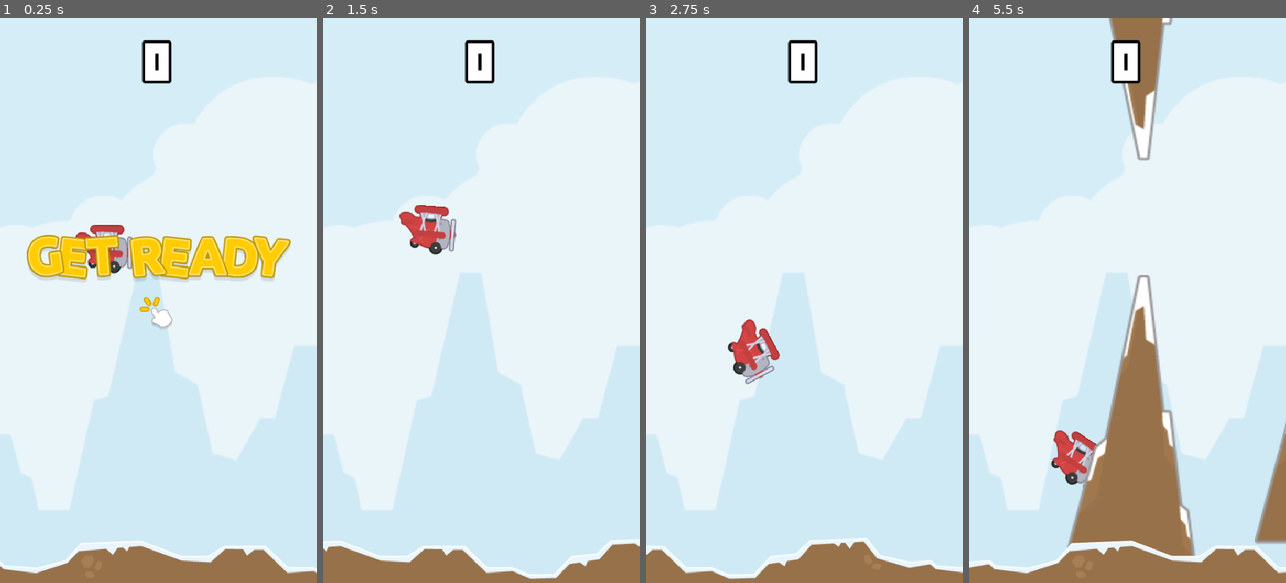
Above: before the commit, frames 1-4 (left to right).
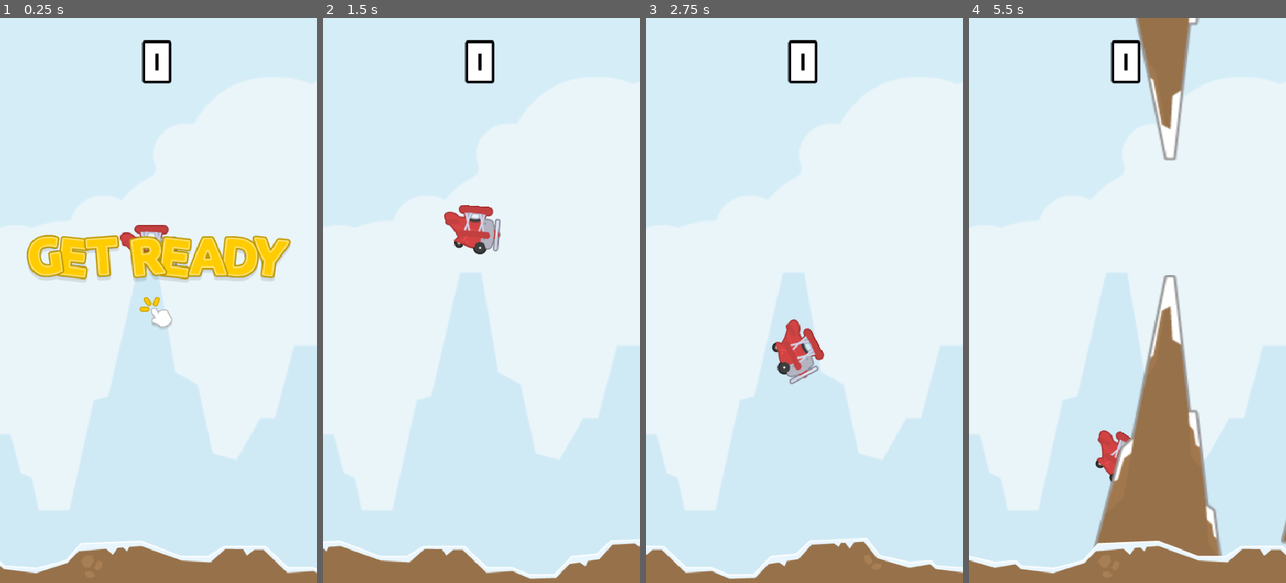
Above: after the commit, the same moments.

Repository: LHO-Developments/Godot-Projects
Game: Godot game, scene res://Scenes/Main/main.tscn
The game is run twice, just before and just after one commit, with the same random seed, the same clock (stepped at 60 frames per second) and the same inputs.
Inputs:
- Up to frame 1 (0.25 s): no input
- Up to frame 2 (1.5 s): tap Space (jump) at 0.77 s
- Up to frame 3 (2.75 s): tap Space (jump) at 1.52 s
- Up to frame 4 (5.5 s): tap Space (jump) at 3.02, 3.77, 4.52 s

The runs differ from the first frame. In frame 1, 0.9% of the frame differs, in the area x 23-56%, y 36-46%; in frame 2, 2.1%; in frame 3, 2.1%; in frame 4, 15%, in the area x 0-100%, y 0-99%.

Commit message:
Add game over ui screen

Diff:
--- a/Flappy Plane/flappy-plane/Scenes/Main/main.gd
+++ b/Flappy Plane/flappy-plane/Scenes/Main/main.gd
@@ -20,6 +20,7 @@
 func _on_ground_on_player_crashed() -> void:
 	# when player hit ground stop obstacle
 	spawner.stop_obstacles();
+	ui.game_over();
 
 
 func _on_spawner_on_player_scored() -> void:
--- a/Flappy Plane/flappy-plane/Scenes/Main/main.tscn
+++ b/Flappy Plane/flappy-plane/Scenes/Main/main.tscn
@@ -17,7 +17,7 @@
 centered = false
 
 [node name="Player" parent="." instance=ExtResource("3_k3v36")]
-position = Vector2(158, 349)
+position = Vector2(225, 349)
 
 [node name="Spawner" parent="." instance=ExtResource("4_5yls4")]
 
--- a/Flappy Plane/flappy-plane/Scenes/UI/ui.gd
+++ b/Flappy Plane/flappy-plane/Scenes/UI/ui.gd
@@ -1,11 +1,20 @@
 extends CanvasLayer
 class_name UI;
 
-@onready var label: Label = %Label
+@onready var score_label: Label = %ScoreLabel
 @onready var start_menu: Control = %StartMenu
+@onready var game_over_container: VBoxContainer = %GameOver
 
 func _ready() -> void:
-	label.text = "0";
+	score_label.text = "0";
 
 func update_score(points: int) -> void:
-	label.text = str(points);
+	score_label.text = str(points);
+
+func game_over() -> void:
+	game_over_container.show();
+	score_label.hide();
+
+
+func _on_ok_button_pressed() -> void:
+	get_tree().reload_current_scene();
--- a/Flappy Plane/flappy-plane/Scenes/UI/ui.tscn
+++ b/Flappy Plane/flappy-plane/Scenes/UI/ui.tscn
@@ -1,9 +1,36 @@
-[gd_scene load_steps=8 format=3 uid="uid://p1fmon5wqtva"]
+[gd_scene load_steps=15 format=3 uid="uid://p1fmon5wqtva"]
 
 [ext_resource type="Script" uid="uid://co0cm2ge7lh0" path="res://Scenes/UI/ui.gd" id="1_de23q"]
 [ext_resource type="LabelSettings" uid="uid://bxeynwxfs3eqb" path="res://label_72.tres" id="2_c7mb3"]
 [ext_resource type="Texture2D" uid="uid://dhcfq1juug1ru" path="res://Assets/Sprites/UI/textGetReady.png" id="3_fo61o"]
 [ext_resource type="Texture2D" uid="uid://c42nhwabeqalv" path="res://Assets/Sprites/UI/tapTick.png" id="4_alcrr"]
+[ext_resource type="Texture2D" uid="uid://i226rtrqfqpn" path="res://Assets/Sprites/UI/textGameOver.png" id="5_mbl0m"]
+[ext_resource type="Texture2D" uid="uid://bs0v2bu31y61k" path="res://Assets/Sprites/UI/UIbg.png" id="6_s3gqk"]
+[ext_resource type="LabelSettings" uid="uid://d1n3koqyn4fwn" path="res://label_35_yellow.tres" id="7_mbl0m"]
+[ext_resource type="Texture2D" uid="uid://b2akkjgeahful" path="res://Assets/Sprites/UI/medalBronze.png" id="8_vy225"]
+[ext_resource type="Texture2D" uid="uid://duxaechd3165o" path="res://Assets/Sprites/UI/buttonLarge.png" id="9_fy0us"]
+[ext_resource type="FontFile" uid="uid://due6jbyye53ld" path="res://Assets/Fonts/font_score.ttf" id="10_s3gqk"]
+
+[sub_resource type="LabelSettings" id="LabelSettings_pmm6b"]
+font = ExtResource("10_s3gqk")
+font_size = 55
+outline_size = 16
+outline_color = Color(0.46599, 0.208894, 0.137516, 1)
+
+[sub_resource type="Animation" id="Animation_duuxe"]
+length = 0.001
+tracks/0/type = "value"
+tracks/0/imported = false
+tracks/0/enabled = true
+tracks/0/path = NodePath("MarginContainer/StartMenu/TextureRect2:scale")
+tracks/0/interp = 1
+tracks/0/loop_wrap = true
+tracks/0/keys = {
+"times": PackedFloat32Array(0),
+"transitions": PackedFloat32Array(1),
+"update": 0,
+"values": [Vector2(1, 1)]
+}
 
 [sub_resource type="Animation" id="Animation_1c2ca"]
 resource_name = "menu"
@@ -23,21 +50,6 @@
 "values": [Vector2(1, 1), Vector2(0.7, 0.7)]
 }
 
-[sub_resource type="Animation" id="Animation_duuxe"]
-length = 0.001
-tracks/0/type = "value"
-tracks/0/imported = false
-tracks/0/enabled = true
-tracks/0/path = NodePath("MarginContainer/StartMenu/TextureRect2:scale")
-tracks/0/interp = 1
-tracks/0/loop_wrap = true
-tracks/0/keys = {
-"times": PackedFloat32Array(0),
-"transitions": PackedFloat32Array(1),
-"update": 0,
-"values": [Vector2(1, 1)]
-}
-
 [sub_resource type="AnimationLibrary" id="AnimationLibrary_jfwrg"]
 _data = {
 &"RESET": SubResource("Animation_duuxe"),
@@ -58,7 +70,7 @@
 theme_override_constants/margin_right = 32
 theme_override_constants/margin_bottom = 32
 
-[node name="Label" type="Label" parent="MarginContainer"]
+[node name="ScoreLabel" type="Label" parent="MarginContainer"]
 unique_name_in_owner = true
 layout_mode = 2
 size_flags_horizontal = 4
@@ -99,8 +111,107 @@
 grow_vertical = 2
 texture = ExtResource("4_alcrr")
 
+[node name="GameOver" type="VBoxContainer" parent="MarginContainer"]
+unique_name_in_owner = true
+visible = false
+layout_mode = 2
+size_flags_vertical = 4
+theme_override_constants/separation = 25
+
+[node name="TextureRect" type="TextureRect" parent="MarginContainer/GameOver"]
+layout_mode = 2
+texture = ExtResource("5_mbl0m")
+
+[node name="BG" type="TextureRect" parent="MarginContainer/GameOver"]
+layout_mode = 2
+texture = ExtResource("6_s3gqk")
+
+[node name="MarginContainer" type="MarginContainer" parent="MarginContainer/GameOver/BG"]
+layout_mode = 1
+anchors_preset = -1
+anchor_top = -0.00378788
+anchor_right = 1.0
+anchor_bottom = 0.996212
+grow_horizontal = 2
+grow_vertical = 2
+theme_override_constants/margin_left = 20
+theme_override_constants/margin_top = 20
+theme_override_constants/margin_right = 20
+theme_override_constants/margin_bottom = 20
+metadata/_edit_use_anchors_ = true
+
+[node name="HBoxContainer" type="HBoxContainer" parent="MarginContainer/GameOver/BG/MarginContainer"]
+layout_mode = 2
+
+[node name="VBoxContainer" type="VBoxContainer" parent="MarginContainer/GameOver/BG/MarginContainer/HBoxContainer"]
+layout_mode = 2
+size_flags_vertical = 4
+theme_override_constants/separation = 20
+
+[node name="Label" type="Label" parent="MarginContainer/GameOver/BG/MarginContainer/HBoxContainer/VBoxContainer"]
+layout_mode = 2
+text = "Medal"
+label_settings = ExtResource("7_mbl0m")
+horizontal_alignment = 1
+
+[node name="Medal Img" type="TextureRect" parent="MarginContainer/GameOver/BG/MarginContainer/HBoxContainer/VBoxContainer"]
+unique_name_in_owner = true
+custom_minimum_size = Vector2(120, 120)
+layout_mode = 2
+texture = ExtResource("8_vy225")
+expand_mode = 1
+stretch_mode = 5
+
+[node name="VBoxContainer2" type="VBoxContainer" parent="MarginContainer/GameOver/BG/MarginContainer/HBoxContainer"]
+layout_mode = 2
+size_flags_horizontal = 10
+
+[node name="Label" type="Label" parent="MarginContainer/GameOver/BG/MarginContainer/HBoxContainer/VBoxContainer2"]
+layout_mode = 2
+text = "SCORE"
+label_settings = ExtResource("7_mbl0m")
+
+[node name="CurrentScore" type="Label" parent="MarginContainer/GameOver/BG/MarginContainer/HBoxContainer/VBoxContainer2"]
+unique_name_in_owner = true
+layout_mode = 2
+text = "0"
+label_settings = ExtResource("2_c7mb3")
+horizontal_alignment = 1
+
+[node name="Label3" type="Label" parent="MarginContainer/GameOver/BG/MarginContainer/HBoxContainer/VBoxContainer2"]
+layout_mode = 2
+text = "BEST"
+label_settings = ExtResource("7_mbl0m")
+horizontal_alignment = 1
+
+[node name="HighScore" type="Label" parent="MarginContainer/GameOver/BG/MarginContainer/HBoxContainer/VBoxContainer2"]
+unique_name_in_owner = true
+layout_mode = 2
+text = "50"
+label_settings = ExtResource("2_c7mb3")
+horizontal_alignment = 1
+
+[node name="OkButton" type="TextureButton" parent="MarginContainer/GameOver"]
+layout_mode = 2
+size_flags_horizontal = 4
+texture_normal = ExtResource("9_fy0us")
+
+[node name="Label" type="Label" parent="MarginContainer/GameOver/OkButton"]
+layout_mode = 1
+anchors_preset = 15
+anchor_right = 1.0
+anchor_bottom = 1.0
+grow_horizontal = 2
+grow_vertical = 2
+text = "OK"
+label_settings = SubResource("LabelSettings_pmm6b")
+horizontal_alignment = 1
+vertical_alignment = 1
+
 [node name="AnimationPlayer" type="AnimationPlayer" parent="."]
 libraries = {
 &"": SubResource("AnimationLibrary_jfwrg")
 }
 autoplay = "menu"
+
+[connection signal="pressed" from="MarginContainer/GameOver/OkButton" to="." method="_on_ok_button_pressed"]
--- /dev/null
+++ b/Flappy Plane/flappy-plane/label_35_yellow.tres
@@ -0,0 +1,10 @@
+[gd_resource type="LabelSettings" load_steps=2 format=3 uid="uid://d1n3koqyn4fwn"]
+
+[ext_resource type="FontFile" uid="uid://due6jbyye53ld" path="res://Assets/Fonts/font_score.ttf" id="1_niact"]
+
+[resource]
+font = ExtResource("1_niact")
+font_size = 35
+font_color = Color(0.945098, 0.8, 0.211765, 1)
+outline_size = 16
+outline_color = Color(0.301791, 0.248108, 0.0229823, 1)
